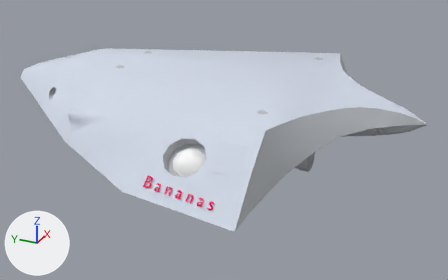
The Blender file ships/lanner/lanner.blend: old version first, new version second.
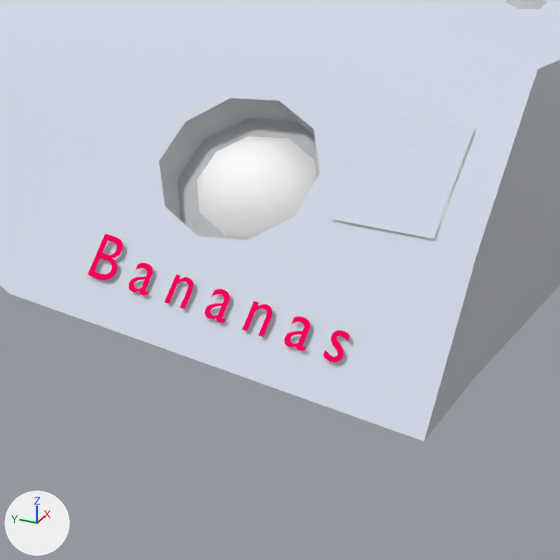
Old and new are each drawn whole from a 50 mm camera at (-92.5, -45.5, 38.3) aimed at (-1.5, -4.6, -7.2) and again close up on the part from 27% to 61% of the width and 40% to 94% of the height. The lights are fixed; the arrows at lower left show +X, +Y and +Z.

In view in the first close-up: 'decal_01.L', 'hull-glow', 'hull-matte', 'hull-shiny', 'regid.L'.
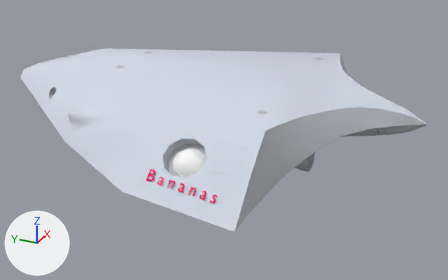
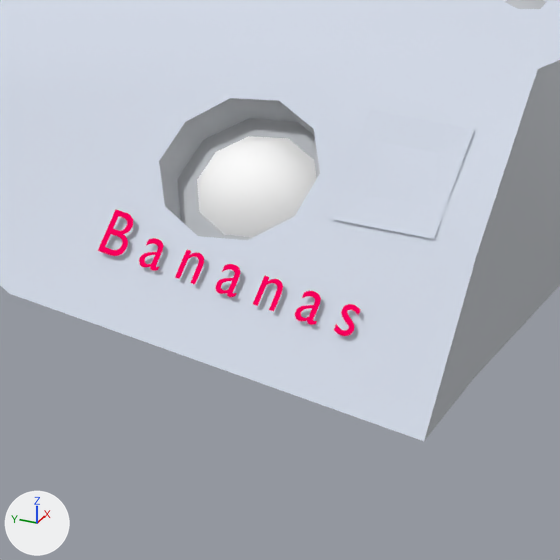
Commit message: fix position of mirrored label

ob_label_regid_l is not drawn itself; it is the parent of ob_regid_l.

What the commit changed:
Object 'label_regid.L' (ob_label_regid_l) moves from (-27.67, -9.117, -4.212) to (-27.0, -9.231, -3.459).

Boxes (x1, y1, x2, y2) around the edits, measured in the close-ups (560 x 560 px):
'regid.L', moved
    before: (87, 233, 350, 362)
    after: (98, 210, 360, 336)
